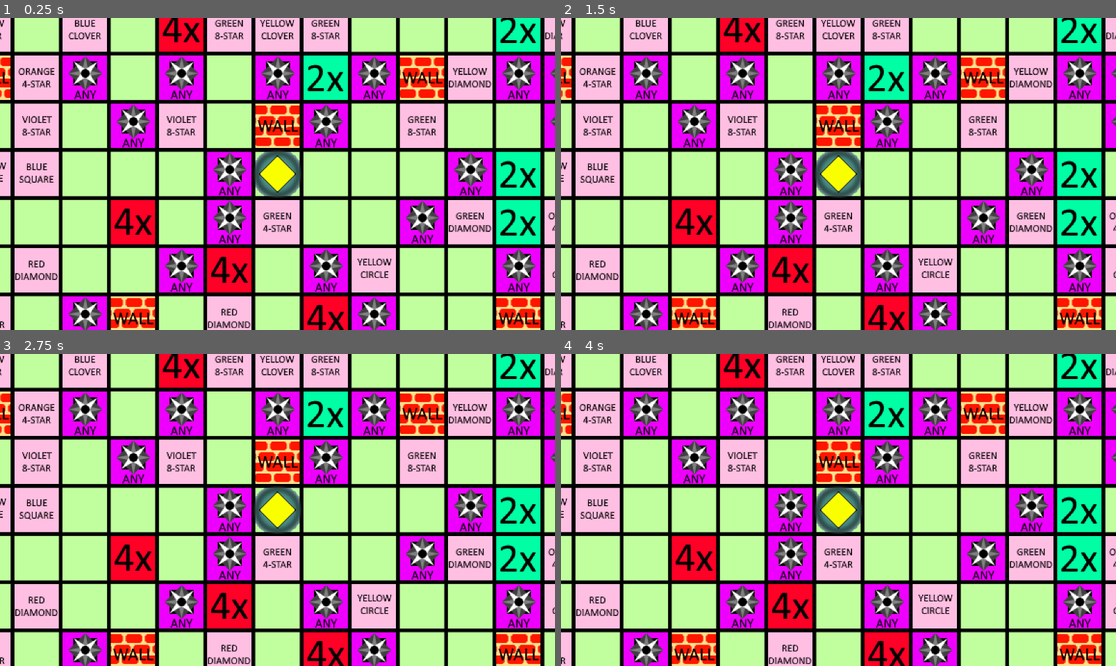
Above: before the commit, frames 1-4 (two rows, left to right).
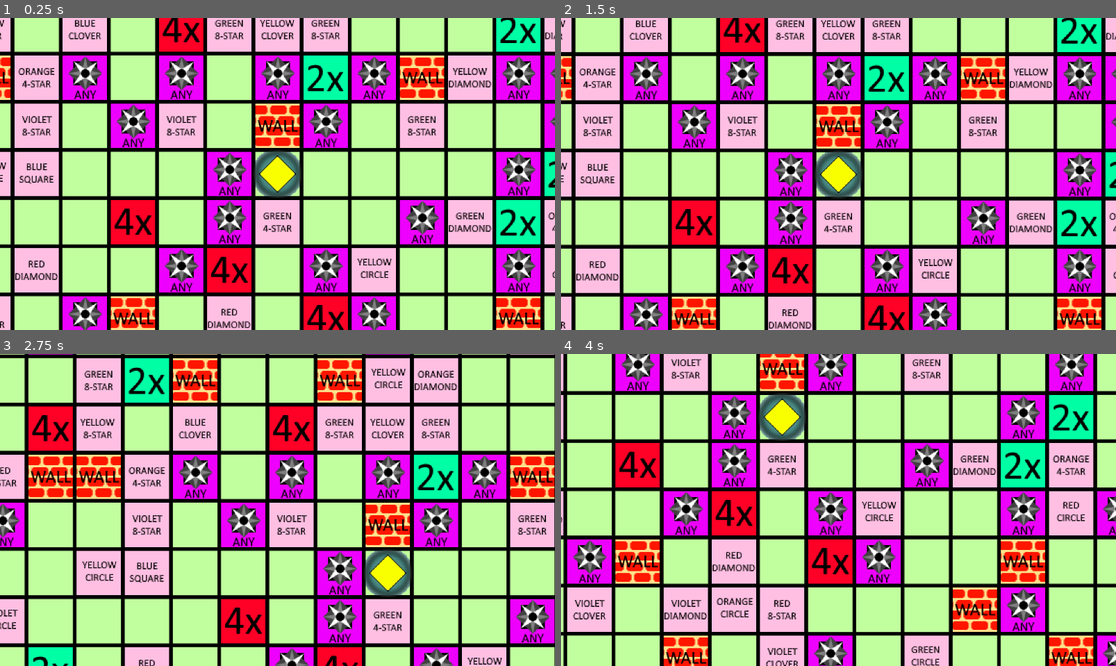
Above: after the commit, the same moments.

Repository: KarthikPreVin/AI-Project
Game: Godot game, scene res://scenes/game.tscn
Same seed, same stepped clock (60 frames per second), same inputs: the game is played once before the commit and once after it.
Inputs (mouse positions are in pixels of both pictures, inside the frame that each line leads up to):
- Up to frame 1 (0.25 s): no input
- Up to frame 2 (1.5 s): tap Enter at 0.5 s; move the mouse to (960, 158) at 0.52 s; click (960, 158) at 0.67 s; tap Space at 1.25 s; drag from (727, 189) to (810, 236) at 1.27 s
- Up to frame 3 (2.75 s): tap Enter at 2 s; move the mouse to (333, 441) at 2.02 s; click (333, 441) at 2.17 s
- Up to frame 4 (4 s): tap Space at 2.75 s; drag from (810, 572) to (672, 463) at 2.77 s; tap Enter at 3.5 s; move the mouse to (1005, 556) at 3.52 s; click (1005, 556) at 3.67 s

The runs differ from the first frame. In frame 1, 2.7% of the frame differs, in the area x 80-100%, y 42-58%; in frame 2, 11%; in frame 3, 81%; in frame 4, 84%, in the area x 0-100%, y 0-100%.

Commit message:
added scaling and moving features

Diff:
--- a/project.godot
+++ b/project.godot
@@ -15,6 +15,11 @@
 config/features=PackedStringArray("4.4", "GL Compatibility")
 config/icon="res://icon.svg"
 
+[input_devices]
+
+pointing/android/enable_pan_and_scale_gestures=true
+pointing/emulate_touch_from_mouse=true
+
 [rendering]
 
 textures/canvas_textures/default_texture_filter=0
--- a/scenes/game.tscn
+++ b/scenes/game.tscn
@@ -1,6 +1,7 @@
-[gd_scene load_steps=2 format=3 uid="uid://dqr56123s65vf"]
+[gd_scene load_steps=3 format=3 uid="uid://dqr56123s65vf"]
 
 [ext_resource type="Script" uid="uid://bs8r546gg68kp" path="res://scripts/game.gd" id="1_lnu2h"]
+[ext_resource type="Script" uid="uid://6jb38mc0e827" path="res://scripts/camera_2d.gd" id="2_yqjtg"]
 
 [node name="Game" type="Node2D"]
 script = ExtResource("1_lnu2h")
@@ -8,6 +9,14 @@
 [node name="Camera2D" type="Camera2D" parent="."]
 position = Vector2(1250, 1250)
 zoom = Vector2(2, 2)
+limit_left = -50
+limit_top = -50
+limit_right = 2500
+limit_bottom = 2500
+limit_smoothed = true
+drag_horizontal_enabled = true
+drag_vertical_enabled = true
+script = ExtResource("2_yqjtg")
 
 [node name="Cells" type="Node2D" parent="."]
 
--- /dev/null
+++ b/scripts/camera_2d.gd
@@ -0,0 +1,17 @@
+extends Camera2D
+
+var dragging = false
+var max_zoom = 2.0
+var min_zoom = 0.5
+var zoom_speed = 0.1
+func _unhandled_input(event: InputEvent) -> void:
+	if event is InputEventMouseButton and event.button_index==MOUSE_BUTTON_LEFT:
+		dragging = event.is_pressed()
+	if event is InputEventMouseMotion and dragging:
+		position = position-event.relative
+	elif event is InputEventMouseButton:
+		if event.button_index == MOUSE_BUTTON_WHEEL_UP:
+			zoom -= Vector2(zoom_speed, zoom_speed)
+		elif event.button_index == MOUSE_BUTTON_WHEEL_DOWN:
+			zoom += Vector2(zoom_speed, zoom_speed)
+		zoom = zoom.clamp(Vector2(min_zoom, min_zoom), Vector2(max_zoom, max_zoom))
--- a/scripts/game.gd
+++ b/scripts/game.gd
@@ -26,6 +26,7 @@
 	]
 
 var BOARD = []
+var MOVES = []
 
 var cell_dict = {
 	"YELLOW_DIAMOND": 0,
@@ -124,7 +125,11 @@
 func generate_board():
 	for i in range(50):
 		var new_row = []
+		var another_row = []
 		for j in range(50):
+			another_row.append("")
+			if i==25 and j==25:
+				new_row.append("BLANK")
 			var rand_val = randf()
 			if (rand_val<0.5):
 				new_row.append("BLANK")
@@ -144,6 +149,7 @@
 			else:
 				new_row.append("WALL")
 		BOARD.append(new_row)
+		MOVES.append(another_row)
 
 func display_board():
 	for i in range(50):
@@ -161,7 +167,8 @@
 func start_game():
 	var rand_val = randi_range(0,35)
 	var tile_str = tile_dict.find_key(rand_val)
-	BOARD[25][25]=tile_str
+	MOVES[25][25]=tile_str
+
 	var tile = Sprite2D.new()
 	tile.texture = tile_map
 	tile.hframes = COLUMNS_TILES
Not shown, added: scripts/camera_2d.gd.uid
Not shown, changed: .gitignore
